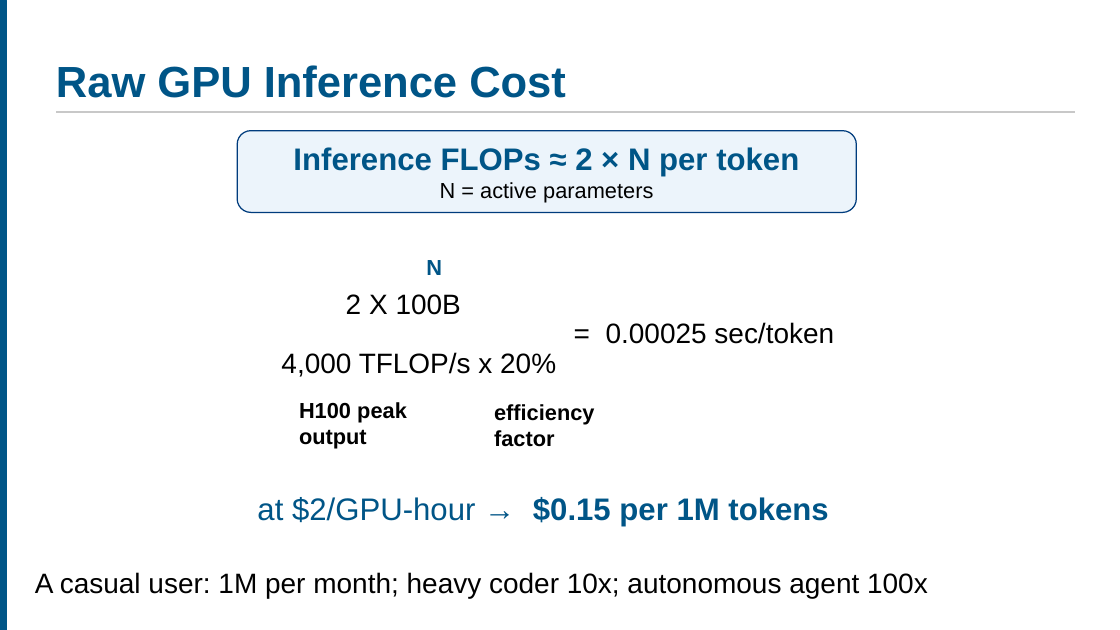
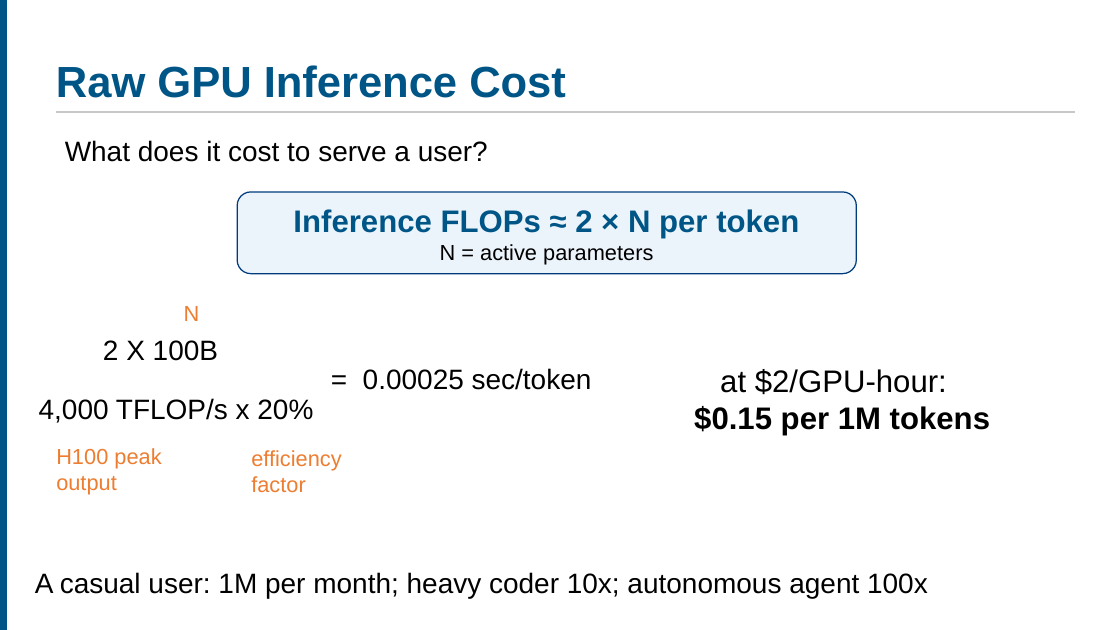
Before and after one commit to ucla-anderson-SSAI/SSAI, a slide deck: slide 45 of Slides/Week 7/Week7.pptx. Drawn at 1120x630 pixels with LibreOffice and Linux fonts; fonts in the diff are those of the drawing. Boxes give left, top, right and bottom in pixels: in the first picture for what was removed or moved away, otherwise in the second. Text is boxed around its words. In the diff, an @@ line names an element or a change of style, - is before the commit and + after.

```diff
--- a/Slides/Week 7/Week7.pptx
+++ b/Slides/Week 7/Week7.pptx
@@ text added at box(65, 140, 488, 162), 18 pt, text #000000 @@
+What does it cost to serve a user?
@@ rounded rectangle "Inference FLOPs ≈ 2 × ...": place and size @@
-rounded rectangle "Inference FLOPs ≈ 2 × ..." at box(237, 131, 857, 213)
+rounded rectangle "Inference FLOPs ≈ 2 × ..." at box(237, 192, 857, 273)
@@ 4 texts: place and size @@
-4 texts at box(281, 260, 834, 377)
+4 texts at box(39, 306, 592, 423)
@@ text "N" at box(184, 306, 200, 321): text colour #005587 to #ED7D31, bold off @@
@@ text at box(694, 369, 990, 435): text changed; text colour #005587 to #000000 @@
-at $2/GPU-hour → $0.15 per 1M tokens
+at $2/GPU-hour:
+$0.15 per 1M tokens
@@ text "H100 peak output": place and size @@
-text "H100 peak output" at box(299, 402, 407, 449)
+text "H100 peak output" at box(56, 448, 161, 495)
@@ text "H100 peak output" at box(56, 448, 161, 495): text colour #000000 to #ED7D31, bold off @@
@@ text "efficiency factor" at box(251, 450, 341, 493): text colour #000000 to #ED7D31, bold off @@
@@ text "efficiency factor": place and size @@
-text "efficiency factor" at box(494, 404, 595, 447)
+text "efficiency factor" at box(251, 450, 341, 493)
```
Also in this commit, not shown: 12 other slides changed, 2 other files.
